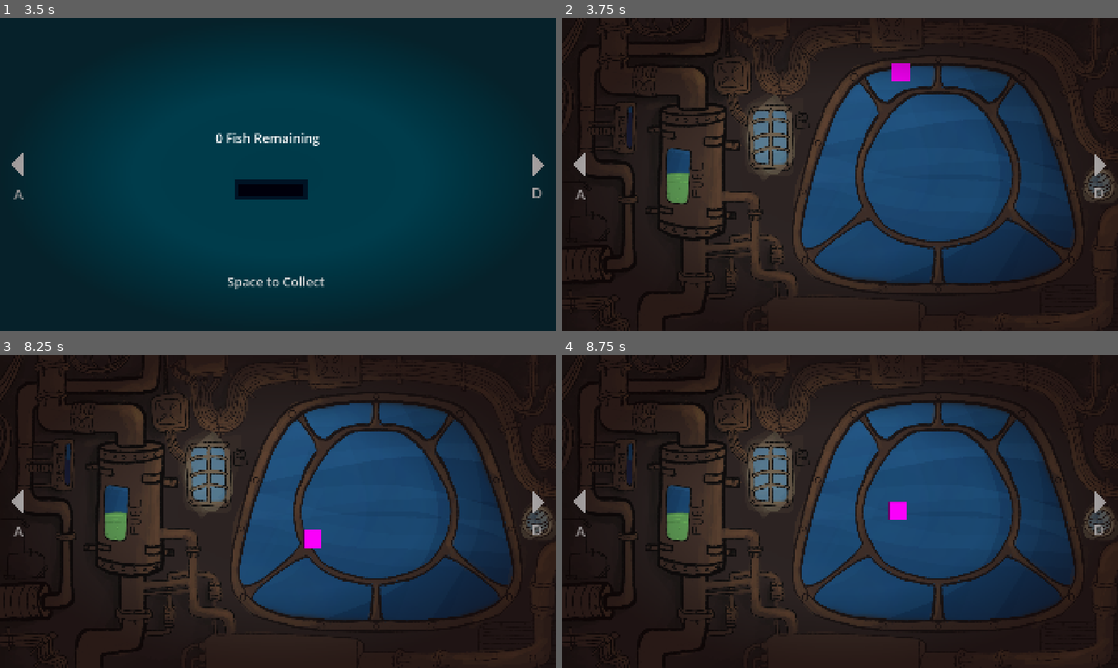
Above: before the commit, frames 1-4 (two rows, left to right).
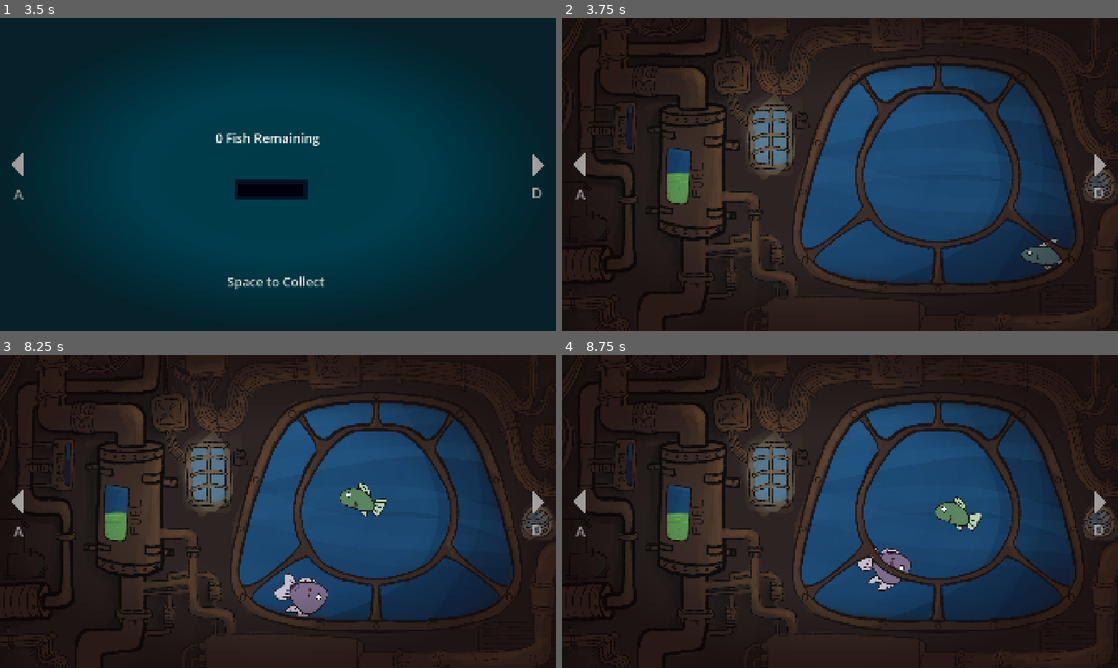
Above: after the commit, the same moments.

Repository: arsh-gupta-8/Game-Jam
Game: Godot game, scene res://Scenes/game.tscn
Two runs of this game, one before a commit and one after it. Both use one fixed random seed, a clock stepped at 60 frames per second and the inputs below.
Inputs (mouse positions are in pixels of both pictures, inside the frame that each line leads up to):
- Up to frame 1 (3.5 s): tap Enter (ui_accept) at 0.5, 0.77, 1.25, 1.52, 2, 2.75, 3.02 s; move the mouse to (400, 158) at 0.52 s; hold D (switch_right) 0.53-1.28 s; click (400, 158) at 0.67 s; move the mouse to (166, 190) at 1.27 s; hold A (switch_left) 1.28-2.03 s; move the mouse to (333, 105) at 2.02 s; hold D (switch_right) from 2.03 s (still down); move the mouse to (250, 237) at 2.77 s; click (250, 237) at 2.92 s
- Up to frame 2 (3.75 s): tap Enter (ui_accept) at 3.5 s; move the mouse to (1006, 221) at 3.52 s; release D (switch_right) at 3.53 s; hold A (switch_left) from 3.53 s (still down)
- Up to frame 3 (8.25 s): tap Enter (ui_accept) at 3.77, 4.25, 4.52, 6.02, 6.77, 7.52 s; move the mouse to (111, 464) at 4.27 s; move the mouse to (305, 511) at 5.02 s; click (305, 511) at 5.17 s; move the mouse to (194, 433) at 5.77 s; release A (switch_left) at 5.78 s; hold D (switch_right) 5.78-8.03 s; move the mouse to (400, 495) at 6.52 s; move the mouse to (166, 527) at 7.27 s; click (166, 527) at 7.42 s; move the mouse to (333, 442) at 8.02 s; hold A (switch_left) from 8.03 s (still down)
- Up to frame 4 (8.75 s): keep holding A (switch_left)

Frame 1 is identical in both runs. In frame 2, 0.6% of the frame differs, in the area x 59-90%, y 14-81%; in frame 3, 1.6%, in the area x 49-70%, y 40-84%; in frame 4, 1.4%.

Commit message:
Fixed fish spawning with sprite and adjusted boundaries

Diff:
--- a/Scenes/catch_screen.tscn
+++ b/Scenes/catch_screen.tscn
@@ -39,10 +39,12 @@
 script = ExtResource("6_oe6do")
 
 [node name="WindowOverlay" type="Sprite2D" parent="." unique_id=203017547]
+z_index = 5
 position = Vector2(960, 540)
 texture = ExtResource("6_igww2")
 
 [node name="ArrowRight" type="Polygon2D" parent="." unique_id=1400369880]
+z_index = 6
 position = Vector2(1842, 468)
 polygon = PackedVector2Array(40, 40, 0, 0, 0, 80)
 
--- a/Scripts/fishConstraint.gd
+++ b/Scripts/fishConstraint.gd
@@ -3,5 +3,5 @@
 func _physics_process(delta: float) -> void:
 	move_and_slide()
 	var screen_size = get_viewport_rect().size
-	if global_position.x < -100 or global_position.x > screen_size.x + 100 or global_position.y < -100 or global_position.y > screen_size.y + 100:
+	if global_position.x < 545 or global_position.x > screen_size.x or global_position.y < 140 or global_position.y > 955:
 		queue_free()
--- a/Scripts/spawnFish.gd
+++ b/Scripts/spawnFish.gd
@@ -4,12 +4,14 @@
 var catchCDLength: int = 1
 var catchCD: Timer = Timer.new()
 
-@export var catch_radius: float = 450.0
+@export var catch_radius: float = 500.0
 var catch_center: Vector2
 
+var allFish: Array[Resource] = []
+var spawnTimer = Timer.new()
 
 func _ready() -> void:
-	var spawnTimer = Timer.new()
+	get_all_assets_in_folder("res://Assets/Fish/")
 	spawnTimer.autostart = true
 	spawnTimer.wait_time = 3.0
 	spawnTimer.timeout.connect(spawnNewFish)
@@ -19,31 +21,39 @@
 	catchCD.one_shot = true
 	add_child(catchCD)
 
-	catch_center = get_viewport_rect().size / 2
+	catch_center = Vector2(1305, 555)
 	queue_redraw()
+
+
+func get_all_assets_in_folder(folder_path: String) -> void:
+	for file_name in ResourceLoader.list_directory(folder_path):
+
+		var full_path: String = folder_path + file_name
+		var asset = ResourceLoader.load(full_path)
+
+		if asset:
+			allFish.append(asset)
 
 
 func spawnNewFish():
 	print("Spawned a fish!")
+	spawnTimer.wait_time = randf_range(1, 2)
 
 	var fish = CharacterBody2D.new()
+	fish.z_index = 4
 	var fish_script = load("res://Scripts/fishConstraint.gd")
 	fish.set_script(fish_script)
 
 	var fishBody = Sprite2D.new()
-
-	# Making the fish a template for now
-	var fishPlaceholder = GradientTexture2D.new()
-	fishPlaceholder.width = 64
-	fishPlaceholder.height = 64
-
-	fishBody.texture = fishPlaceholder
-
+	fishBody.rotate(randf_range(0, TAU))
+	fishBody.scale.x = 0.3
+	fishBody.scale.y = 0.3
+	fishBody.texture = allFish.pick_random()
 	fish.add_child(fishBody)
 
 	add_child(fish)
 	var screenSize = get_viewport_rect().size
-	var centerPosition = Vector2(randf_range(0.25*screenSize.x, 0.75*screenSize.x), randf_range(0.25*screenSize.y, 0.75*screenSize.y))
+	var centerPosition = Vector2(randf_range(1304 - 0.15*screenSize.x, 1304 + 0.15*screenSize.x), randf_range(555 - 0.15*screenSize.y, 555 + 0.15*screenSize.y))
 
 	var random_angle = randf_range(0.0, TAU)
 	var offset_vector = Vector2.from_angle(random_angle) * catch_radius
